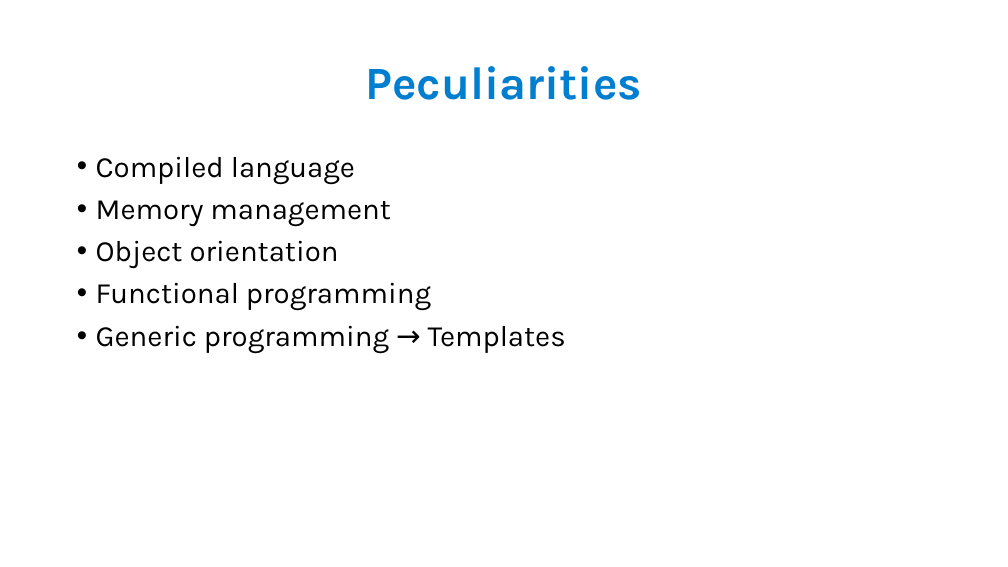
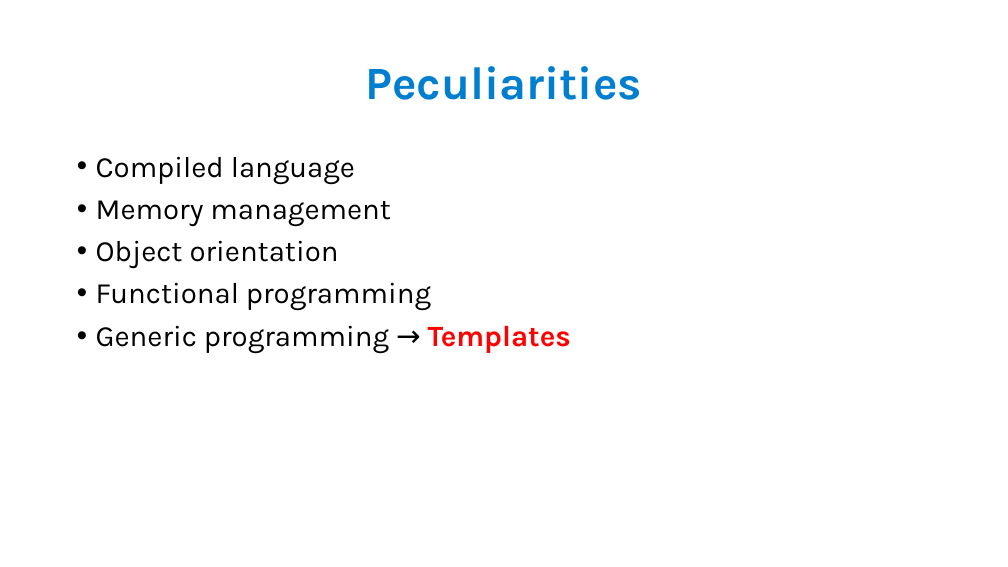
Before and after one commit to Konti08/E-Portfolio-specialties-of-cpp, a slide deck: slide 4 of Presentation/Presentation.pptx. Drawn at 1008x567 pixels with LibreOffice and Linux fonts; fonts in the diff are those of the drawing; background and template pictures are left out. Boxes give left, top, right and bottom in pixels: in the first picture for what was removed or moved away, otherwise in the second. Text is boxed around its words. In the diff, an @@ line names an element or a change of style, - is before the commit and + after.

Commit message:
Update presentation

```diff
--- a/Presentation/Presentation.pptx
+++ b/Presentation/Presentation.pptx
@@ text at (96,325,571,353): text colour #000000 to #FF0000, bold on in "Templates" @@
```
